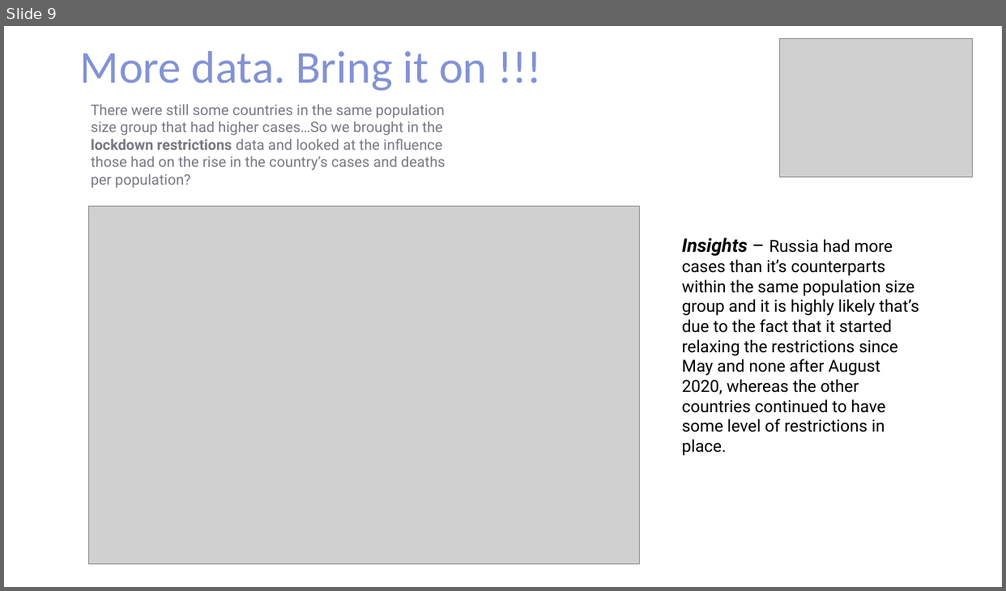
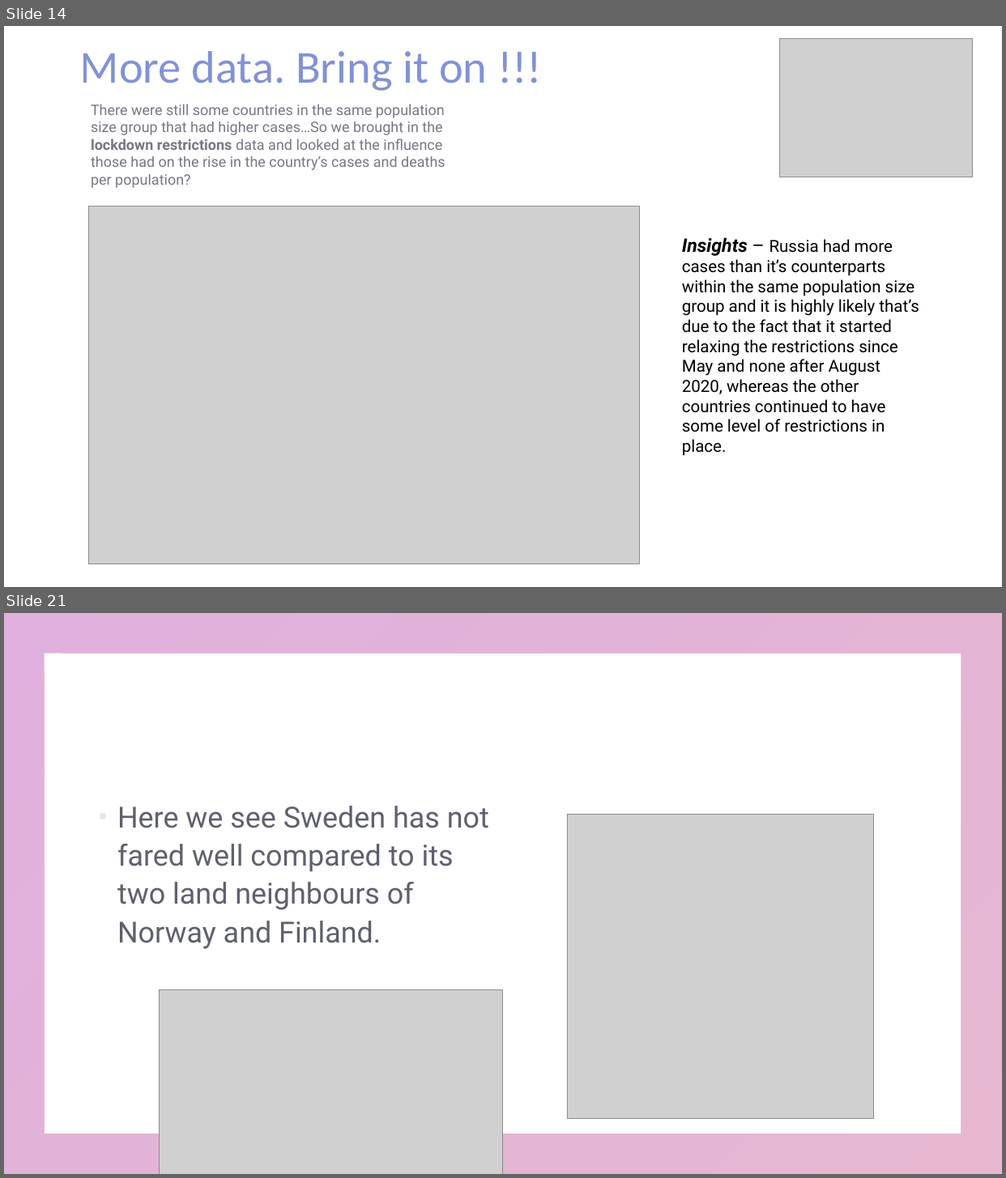
Before and after one commit to KarenJewell/WIDDatathon, a slide deck: WID Presentation_4.pptx. Shown one above the other, each under a label of ours: slide 9 before the commit, slides 14 and 21 after it; the slides between them are not shown. The pictures are 1006x591 and 1006x1178 pixels, drawn with LibreOffice and Linux fonts; fonts in the diff are those of the drawing; grey boxes stand for pictures. Boxes give left, top, right and bottom in pixels: in the first picture for what was removed or moved away, otherwise in the second. Text is boxed around its words. In the diff, an @@ line names an element or a change of style, - is before the commit and + after.

```diff
--- a/WID Presentation_4.pptx
+++ b/WID Presentation_4.pptx
@@ slide 21 added at [4, 613, 1002, 1174], background #FFFFFF; not listed: 1 template element that a slide beside it also shows @@
@@ text added at [117, 806, 489, 949], 28 pt, text #1B1D30 at 70% opacity @@
+▪ Here we see Sweden has not fared well compared to its two land neighbours of Norway and Finland.
@@ picture added at [567, 815, 874, 1119] @@
@@ picture added at [160, 990, 503, 1174] @@
@@ what was slide 9 is now slide 14 @@
```
Also in this commit, not shown: 8 slides changed, 16 other slides added, 4 other files.
